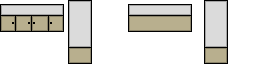
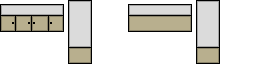
Layer changes from the first 256x64 image to the second:
painted on "Background" over [196, 0, 228, 64]
